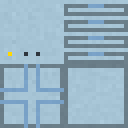
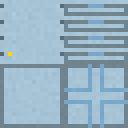
Layer changes from the first 128px x 128px image to the second:
added group "Outer Sides" (33%) with 4 layers above "Corners" over [64, 4, 128, 64]
added layer "Side North" in group "Outer Sides" over [64, 4, 128, 16]
added layer "Side East" in group "Outer Sides" over [64, 20, 128, 32]
added layer "Side South" in group "Outer Sides" over [64, 36, 128, 48]
added layer "Side West" in group "Outer Sides" over [64, 52, 128, 64]
added group "Corners" (45%) with 4 layers above "Gold Contact" over [0, 4, 64, 56]
added layer "Side North Corners" in group "Corners" over [0, 4, 64, 8]
added layer "Side South Corners" in group "Corners" over [0, 36, 64, 40]
added layer "Side East Corners" in group "Corners" over [0, 20, 64, 24]
added layer "Side West Corners" in group "Corners" over [0, 52, 64, 56]
renamed "Layer 1" to "Gold Contact", painted on it over [24, 52, 40, 56]
removed layer "Edging" over [0, 4, 128, 128]
added group "Plate Top & Bottom" (33%) with 2 layers above "baseTexture" over [0, 64, 128, 128]
added layer "Plate Top" in group "Plate Top & Bottom" over [64, 64, 128, 128]
added layer "Plate Bottom" in group "Plate Top & Bottom" over [0, 64, 64, 128]
